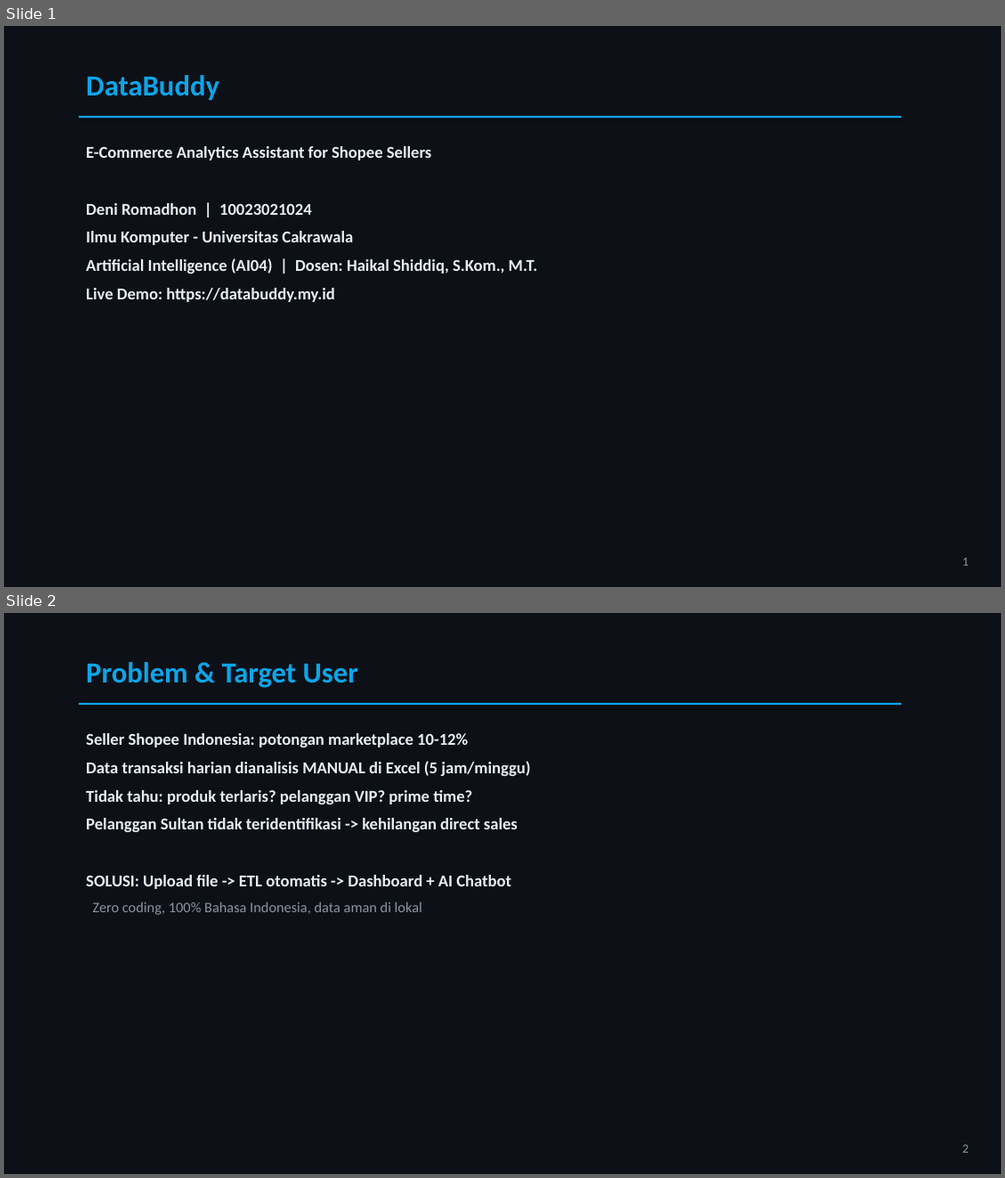
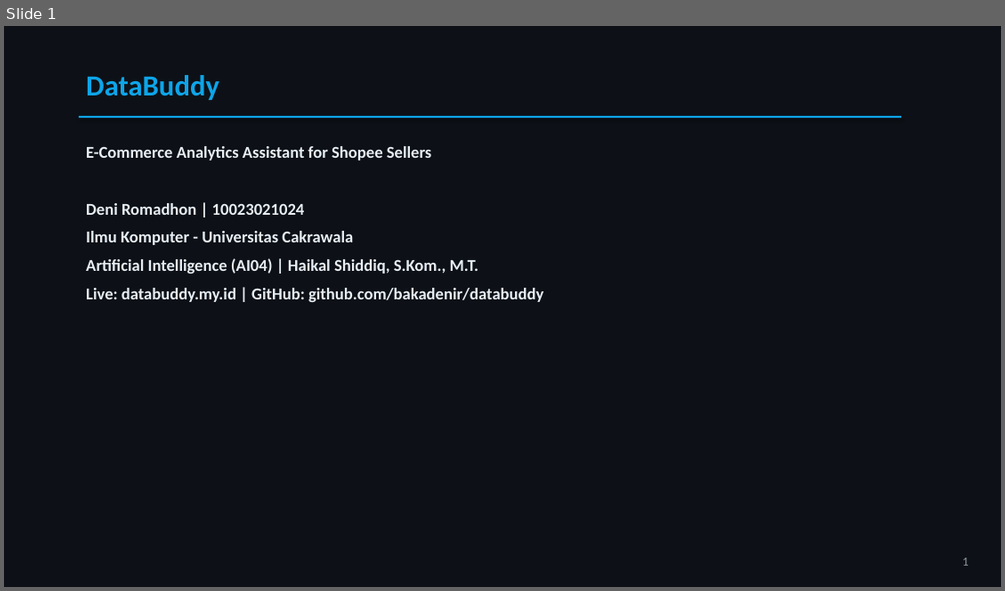
Before and after one commit to bakadenir/databuddy, a slide deck: Presentasi_UAS_AI04_DataBuddy.pptx. Shown one above the other, each under a label of ours: slides 1 and 2 before the commit, slide 1 after it. The pictures are 1005x1178 and 1005x591 pixels, drawn with LibreOffice and Linux fonts; fonts in the diff are those of the drawing. Boxes give left, top, right and bottom in pixels: in the first picture for what was removed or moved away, otherwise in the second. Text is boxed around its words. In the diff, an @@ line names an element or a change of style, - is before the commit and + after.

Commit message:
feat: update UAS deliverables - add user flow and chat flow details

```diff
--- a/Presentasi_UAS_AI04_DataBuddy.pptx
+++ b/Presentasi_UAS_AI04_DataBuddy.pptx
@@ slide 2 removed at [4, 613, 1001, 1174], background #0D1117 @@
@@ text removed at [86, 662, 358, 688] @@
-Problem & Target User
@@ rectangle removed at [79, 703, 901, 705] @@
@@ text removed at [86, 733, 530, 915] @@
-Seller Shopee Indonesia: potongan marketplace 10-12%
-Data transaksi harian dianalisis MANUAL di Excel (5 jam/minggu)
-Tidak tahu: produk terlaris? pelanggan VIP? prime time?
-Pelanggan Sultan tidak teridentifikasi -> kehilangan direct sales
-SOLUSI: Upload file -> ETL otomatis -> Dashboard + AI Chatbot
-Zero coding, 100% Bahasa Indonesia, data aman di lokal
@@ text removed at [963, 1144, 969, 1152] @@
-2
@@ slide 1 changed as well @@
@@ text at [86, 258, 543, 302]: text changed @@
-Artificial Intelligence (AI04) | Dosen: Haikal Shiddiq, S.Kom., M.T.
-Live Demo: https://databuddy.my.id
+Artificial Intelligence (AI04) | Haikal Shiddiq, S.Kom., M.T.
+Live: databuddy.my.id | GitHub: github.com/bakadenir/databuddy
```
Also in this commit, not shown: 11 other slides changed, 2 other files.
